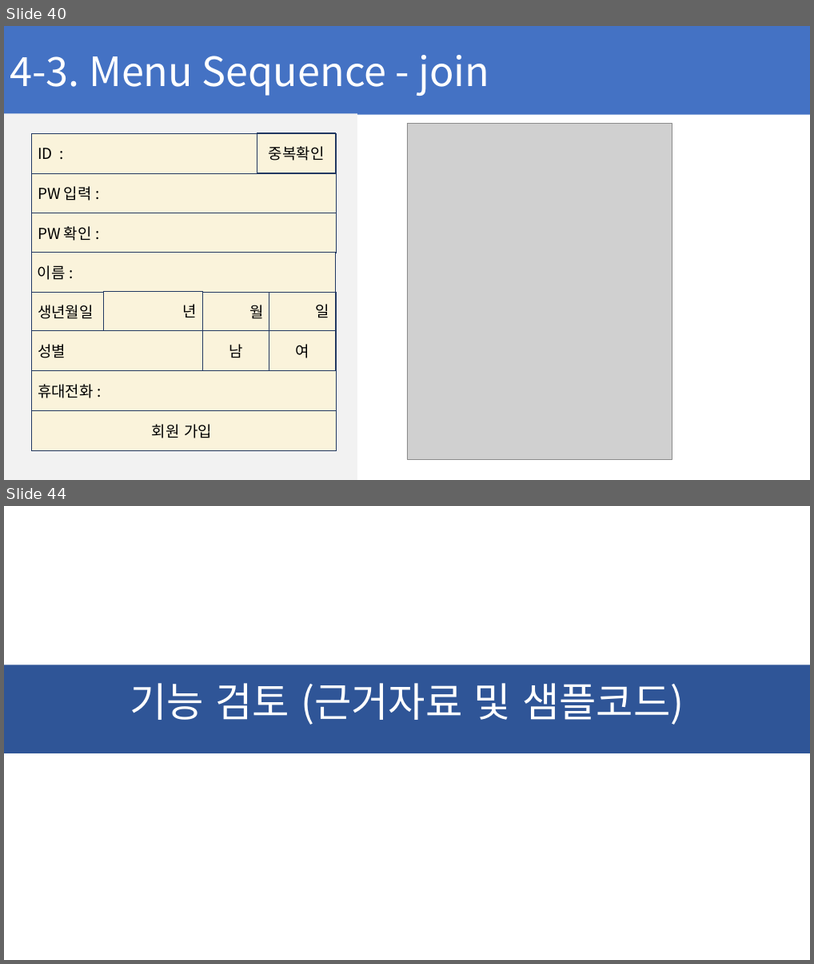
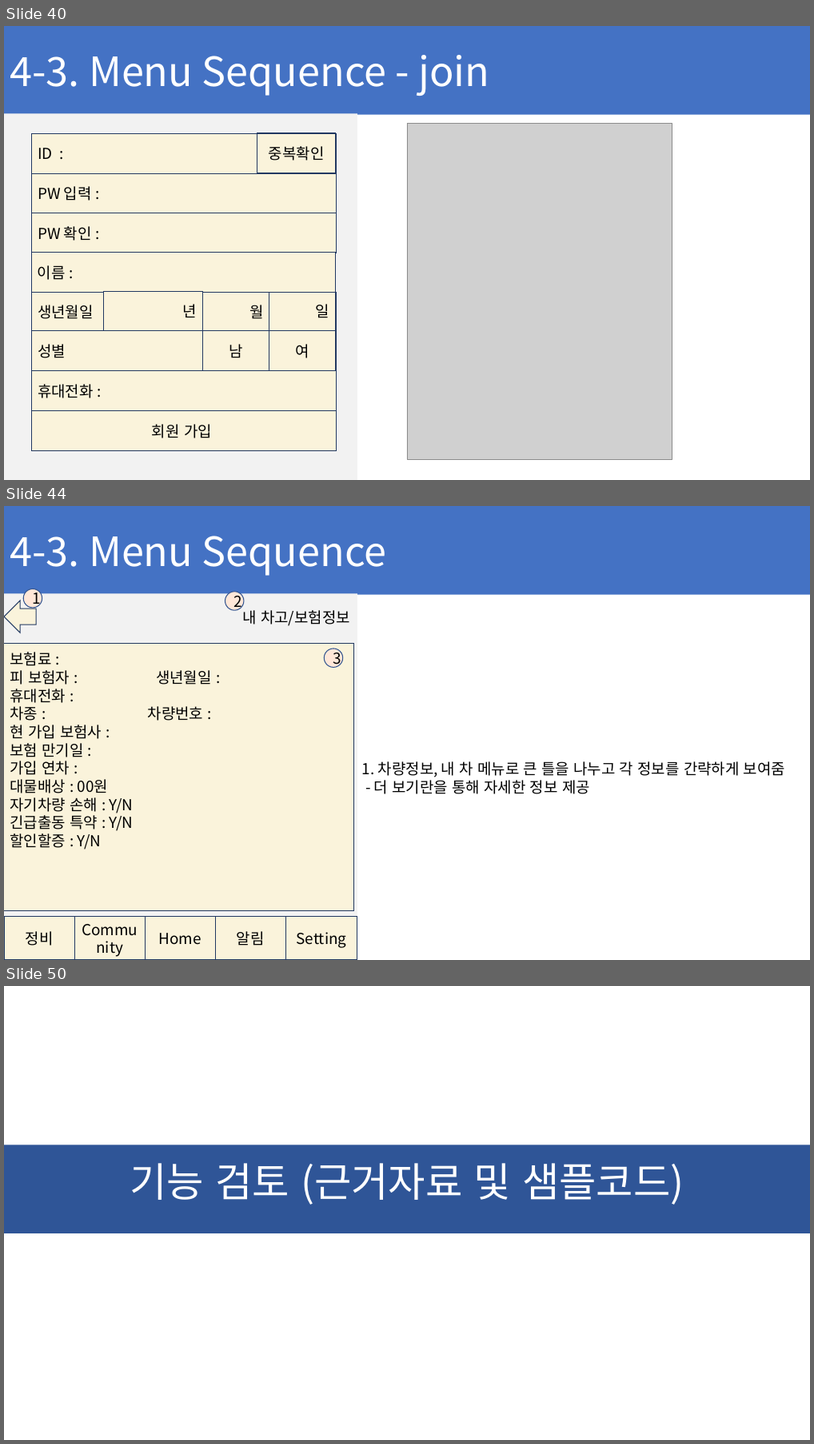
Before and after one commit to ChaeSung-Lee/DJ_InternShip, a slide deck: 2021_Summer/jp.hong/Project_BnC_jph.pptx. Shown one above the other, each under a label of ours: slides 40 and 44 before the commit, slides 40, 44 and 50 after it; the slides between them are not shown. The pictures are 814x964 and 814x1444 pixels, drawn with LibreOffice and Linux fonts; fonts in the diff are those of the drawing; grey boxes stand for pictures. Boxes give left, top, right and bottom in pixels: in the first picture for what was removed or moved away, otherwise in the second. Text is boxed around its words. In the diff, an @@ line names an element or a change of style, - is before the commit and + after.

Commit message:
add Menu_Sequence

```diff
--- a/2021_Summer/jp.hong/Project_BnC_jph.pptx
+++ b/2021_Summer/jp.hong/Project_BnC_jph.pptx
@@ slide 44 added at bbox=[4, 506, 810, 960], background #FFFFFF @@
@@ rectangle added at bbox=[4, 506, 810, 594], fill #4472C4, 48 pt, text #FFFFFF @@
+4-3. Menu Sequence
@@ left arrow added at bbox=[4, 600, 36, 632], fill #FAF3DB, outline #223961 1 pt @@
@@ ellipse added at bbox=[23, 589, 42, 608], fill #FFE7D8, outline #325491 1 pt, 18 pt, text #000000 @@
+1
@@ ellipse added at bbox=[226, 592, 244, 610], fill #FFE7D8, outline #325491 1 pt, 18 pt, text #000000 @@
+2
@@ text added at bbox=[242, 610, 350, 626], 18 pt, text #000000 @@
+내 차고/보험정보
@@ group added at bbox=[4, 594, 358, 960]: 7 rectangles @@
+정비
+Community
+Home
+알림
+Setting
+보험료 :
+피 보험자 : 생년월일 :
+휴대전화 :
+차종 : 차량번호 :
+현 가입 보험사 :
+보험 만기일 :
+가입 연차 :
+대물배상 : 00원
+자기차량 손해 : Y/N
+긴급출동 특약 : Y/N
+할인할증 : Y/N
@@ ellipse added at bbox=[324, 648, 342, 667], fill #FFE7D8, outline #325491 1 pt, 18 pt, text #000000 @@
+3
@@ text added at bbox=[362, 761, 786, 794], 18 pt, text #000000 @@
+1. 차량정보, 내 차 메뉴로 큰 틀을 나누고 각 정보를 간략하게 보여줌
+- 더 보기란을 통해 자세한 정보 제공
@@ what was slide 44 is now slide 50 @@
```
Also in this commit, not shown: 4 slides changed, 5 other slides added.
